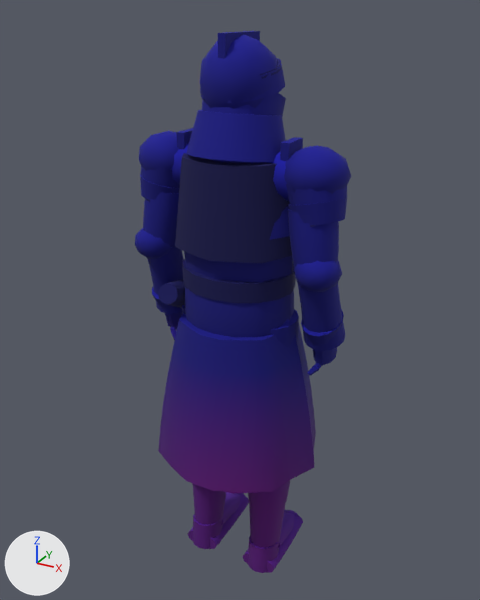
The glTF model assets/kit/skel_herald.glb as it was, and as the next commit left it.
Rendered twice from a 50 mm camera at (0.915, -1.655, 1.82) aimed at (-0.017, 0.042, 0.972). The lights are fixed; the arrows at lower left show +X, +Y and +Z. The first picture is the older version. Vertices at exactly the same position are counted once.

In view in the first picture: 'herald'.
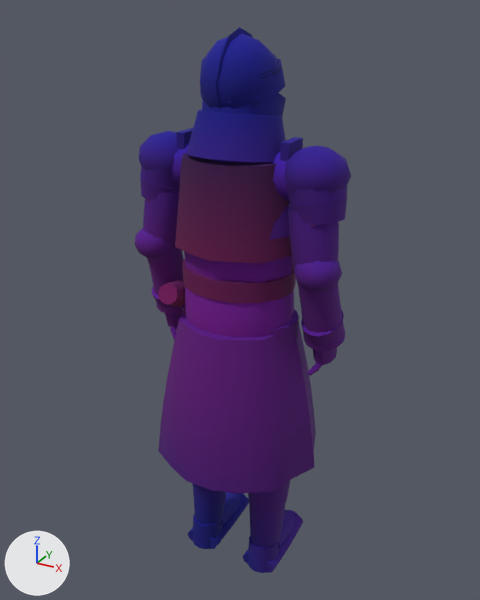
Boxes (x1, y1, x2, y2) around the edits, measured in the pictures (480 x 600 px):
'herald', reshaped
    before: (135, 31, 351, 573)
    after: (135, 27, 351, 573)
part 1 of me_herald, cut back
    before: (218, 31, 260, 59)
    after: (216, 27, 253, 109)
part 2 of me_herald, recoloured
    both: (135, 138, 351, 573)
part 3 of me_herald, recoloured (blue to purple)
    both: (184, 251, 294, 337)

Diff of the bpy script that builds the scene:
```diff
--- a/assets/kit/skel_herald.glb.py
+++ b/assets/kit/skel_herald.glb.py
@@ me_herald @@
 # used by ob_herald; location = (0.0, 0.0, 0.0)
-me_herald.from_pydata(...)  # 4676 vertices, 8864 faces; spans x -0.34..0.34, y -0.26..0.27, z 0.0..1.76
+me_herald.from_pydata(...)  # 4710 vertices, 8932 faces; spans x -0.34..0.34, y -0.26..0.27, z 0.0..1.77
+# me_herald part 1
+# 6 vertices are removed from x -0.01..0.01, y -0.09..0.1, z 1.64..1.76
+# 12 faces are deleted
+# 2 vertices move within x -0.01..0.01, y -0.09, z 1.64
+# 40 vertices are added at x -0.01..0.01, y -0.12..0.13, z 1.51..1.77
+# 80 new faces join them, mat_m_plate_dark
+# me_herald part 2: 8208 kept faces spanning x -0.34..0.34, y -0.26..0.27, z 0.0..1.57 get new vertex colours
+# me_herald part 3: 344 faces spanning x -0.19..0.19, y -0.15..0.15, z 0.9..1.26 switch from mat_m_robe to mat_m_chainmail
 me_herald.materials.append(mat_m_leather)
```
